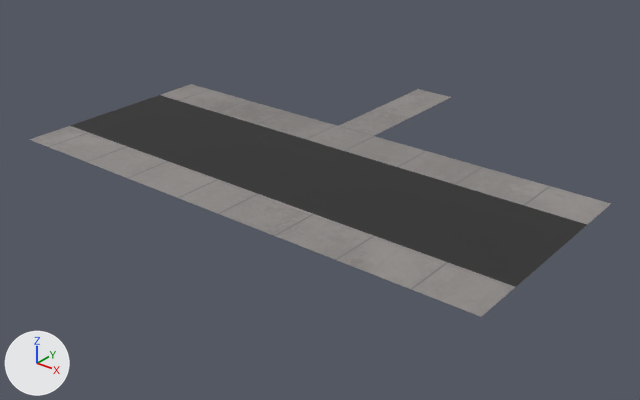
Renders of the FBX model JackiesLantern/Assets/GameAssets/Models/Level1Models/Road_L_Single_WalkWay_Flat.fbx from each side of a commit.
Camera for both pictures: a 50 mm camera at (31.4, 16.3, 21.7) aimed at (-0.4, 56.1, -2.9). Lighting does not change. The marker at lower left points along +X, +Y and +Z. Where no turn or scale is listed for an object, it has been applied to the vertices.

The first picture shows 'Road_L_Single_WalkWay001'.
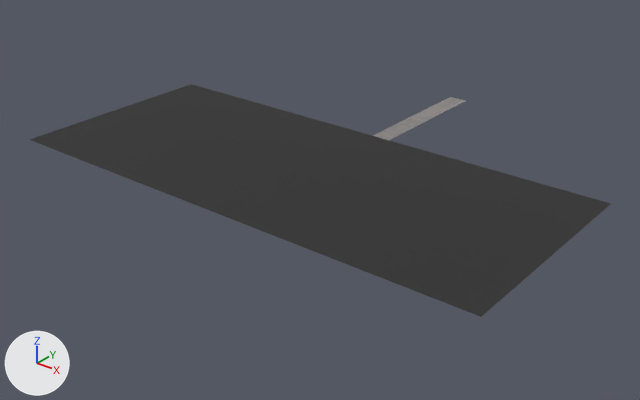
The newer file is also turned or shifted as a whole; pictures and numbers use the older file's frame.

Where the change shows, as pixel boxes (x1, y1, x2, y2) in the pictures (640 x 400 px; the box of a moved part takes in the faces that stretch with it):
'Road_L_Single_WalkWay001', reshaped: before (29, 84, 611, 317); after (30, 84, 611, 317)
part 1 of me_mesh, moved or reshaped: before (217, 149, 590, 317); after (30, 94, 346, 213)
part 2 of me_mesh, moved or reshaped: before (167, 84, 451, 149); after (347, 97, 611, 220)
part 3 of me_mesh, moved or reshaped: before (29, 93, 346, 213); after (217, 149, 592, 317)

Patch to the scene script:
```diff
--- a/JackiesLantern/Assets/GameAssets/Models/Level1Models/Road_L_Single_WalkWay_Flat.fbx.py
+++ b/JackiesLantern/Assets/GameAssets/Models/Level1Models/Road_L_Single_WalkWay_Flat.fbx.py
@@ img_path_road_l_single_walkway_base_color_png @@
+img_path_road_l_single_walkway_base_color_png = load_image('Path_Road_L_Single_WalkWay_Base_color.png', 'LVL1 Textures/Road_L_Single_WalkWay/Path_Road_L_Single_WalkWay_Base_color.png', 2048, 2048, 'sRGB')
@@ img_path_road_l_single_walkway_roughness_png @@
+img_path_road_l_single_walkway_roughness_png = load_image('Path_Road_L_Single_WalkWay_Roughness.png', 'LVL1 Textures/Road_L_Single_WalkWay/Path_Road_L_Single_WalkWay_Roughness.png', 2048, 2048, 'Non-Color')
@@ mat_path_road_l_single_walkway @@
+mat_path_road_l_single_walkway = bpy.data.materials.new('Path_Road_L_Single_WalkWay')
+# uses the picture img_path_road_l_single_walkway_base_color_png
+# uses the picture img_path_road_l_single_walkway_roughness_png
@@ me_mesh @@
 me_mesh.from_pydata(...)  # 58 vertices, 80 faces; spans x -16.5..16.5, y -7.2..17.0, z 0.0
 # used by ob_road_l_single_walkway001; location = (0.0, 53.42, 0.24)
+# me_mesh part 1: all 14 vertices in x 16.5, y -7.2..7.2, z 0.0 are moved by (-33.0, 0.0, 0.0)
+# me_mesh part 2: all 3 vertices in x -2.4, y 4.6..17.0, z 0.0 are moved by (4.1, 0.0, 0.0)
+# me_mesh part 3: all 12 vertices in x -2.5, y -7.2..4.4, z 0.0 are moved by (4.2, 0.0, 0.0)
 me_mesh.materials.append(mat_road_l_single_walkway)
-me_mesh.materials.append(mat_sidewalk_road_l_single_walkway)
+me_mesh.materials.append(mat_path_road_l_single_walkway)
```
